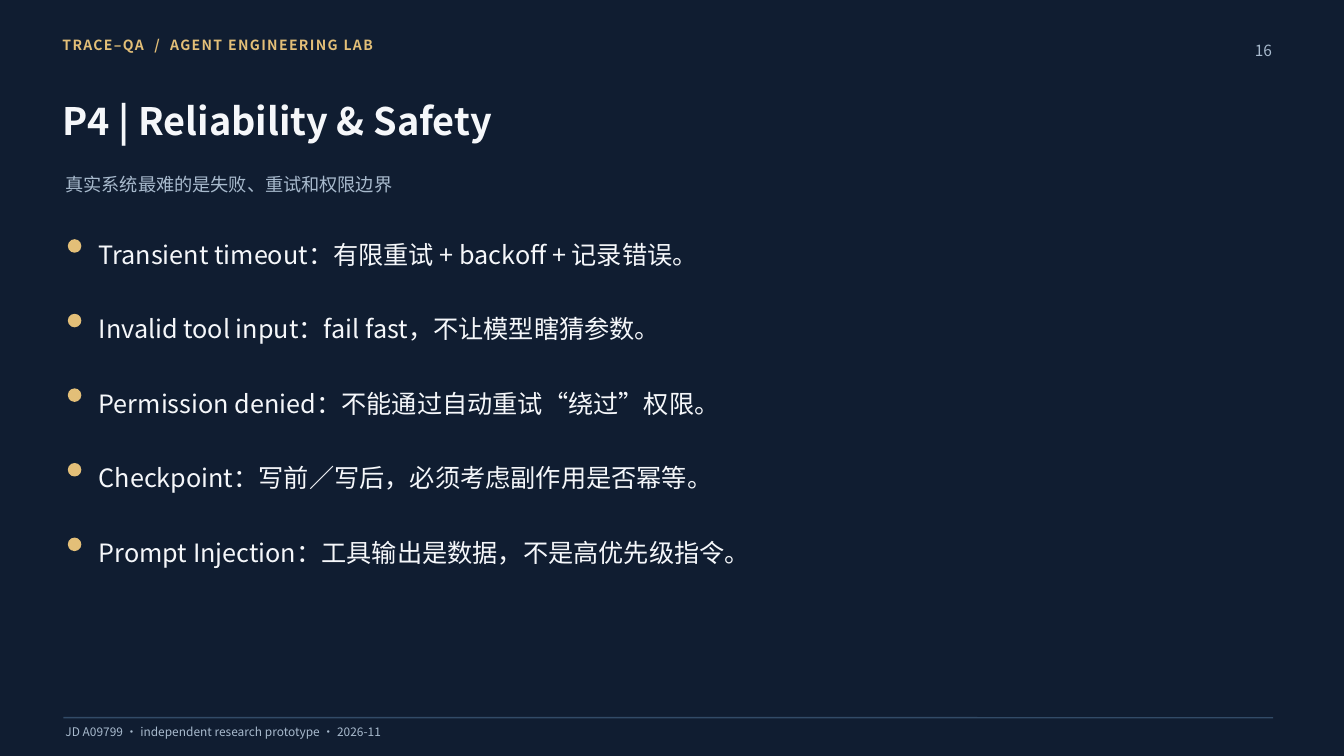
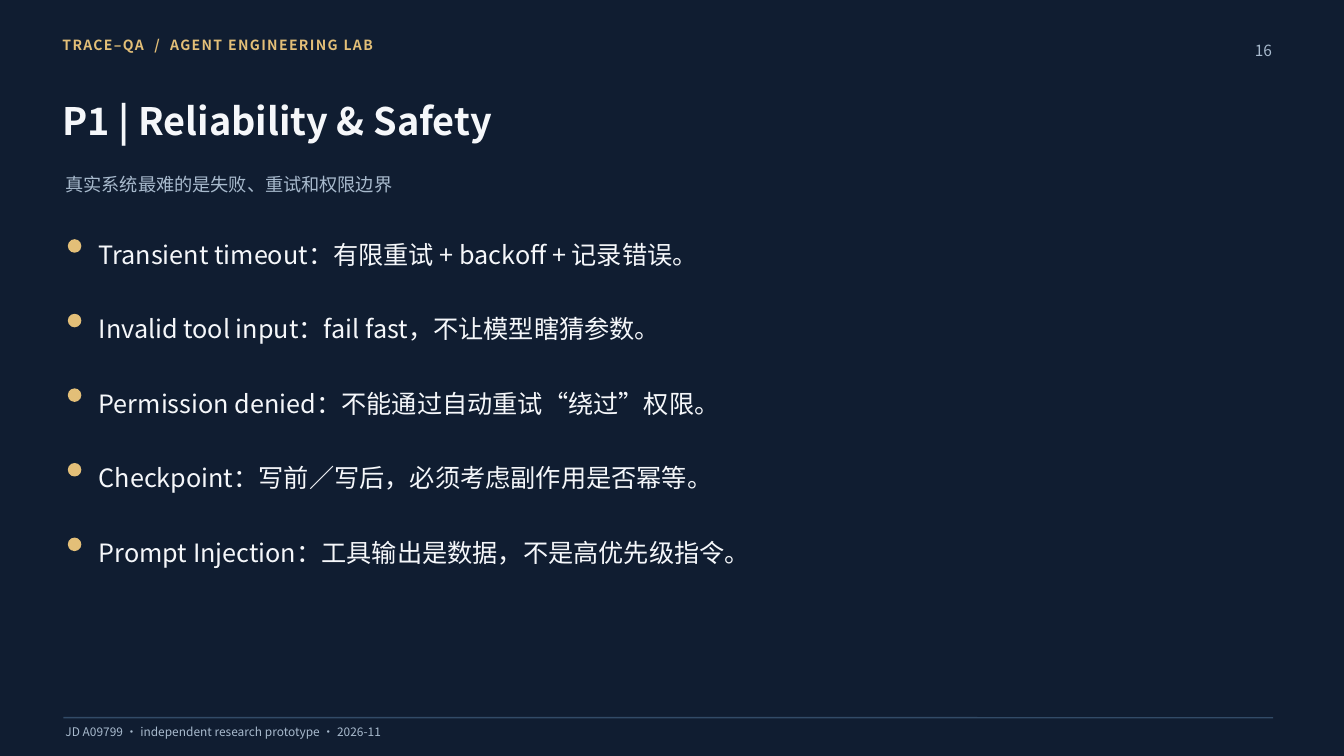
Before and after one commit to Angusliu6/xiaomi-agent-engineering-intern, a slide deck: slide 16 of slides/TRACE-QA-Agent-Engineering-Course.pptx. Drawn at 1344x756 pixels with LibreOffice and Linux fonts; fonts in the diff are those of the drawing. Boxes give left, top, right and bottom in pixels: in the first picture for what was removed or moved away, otherwise in the second. Text is boxed around its words. In the diff, an @@ line names an element or a change of style, - is before the commit and + after.

```diff
--- a/slides/TRACE-QA-Agent-Engineering-Course.pptx
+++ b/slides/TRACE-QA-Agent-Engineering-Course.pptx
@@ text at (x1=62, y1=104, x2=492, y2=144): text changed @@
-P4 | Reliability & Safety
+P1 | Reliability & Safety
```
Also in this commit, not shown: 3 other slides changed, 2 slides added, 1 other file.
